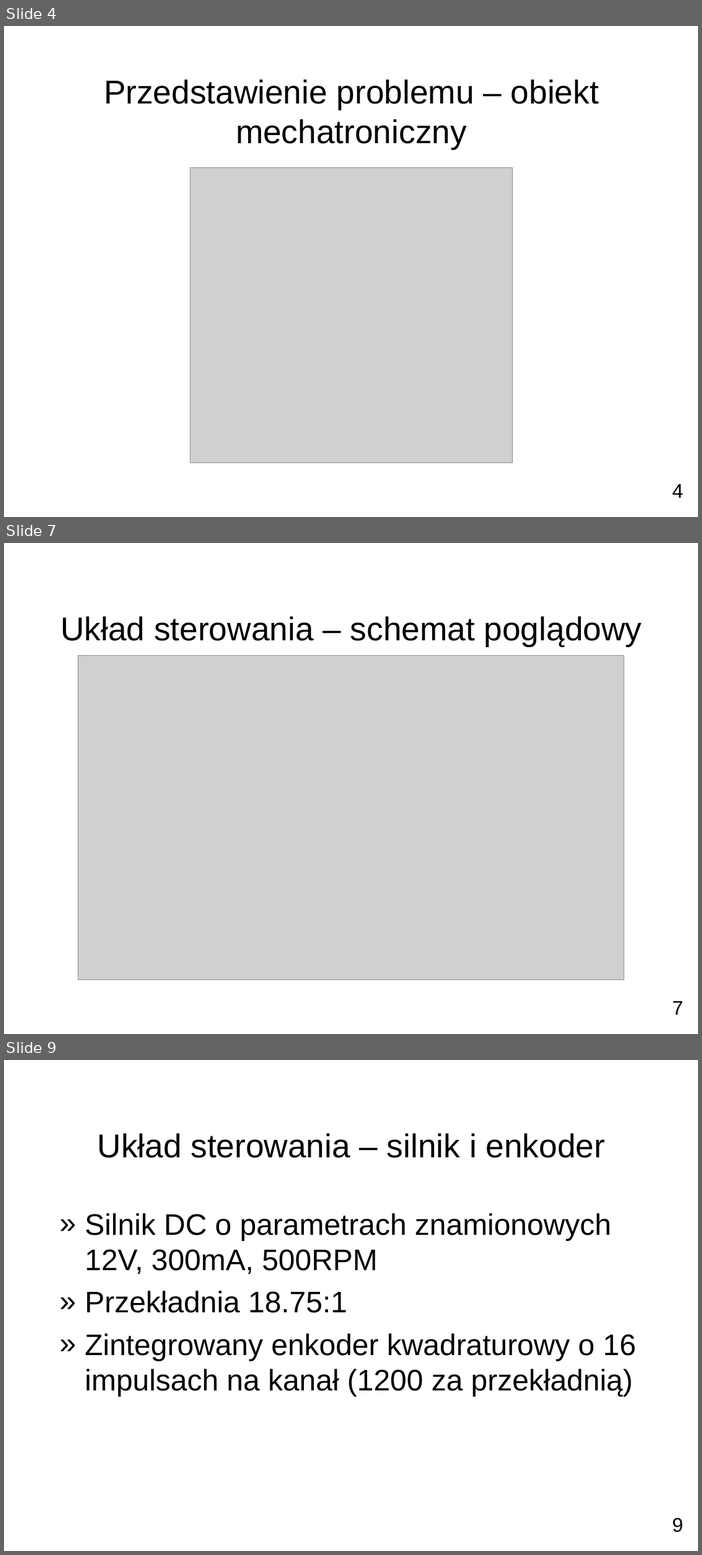
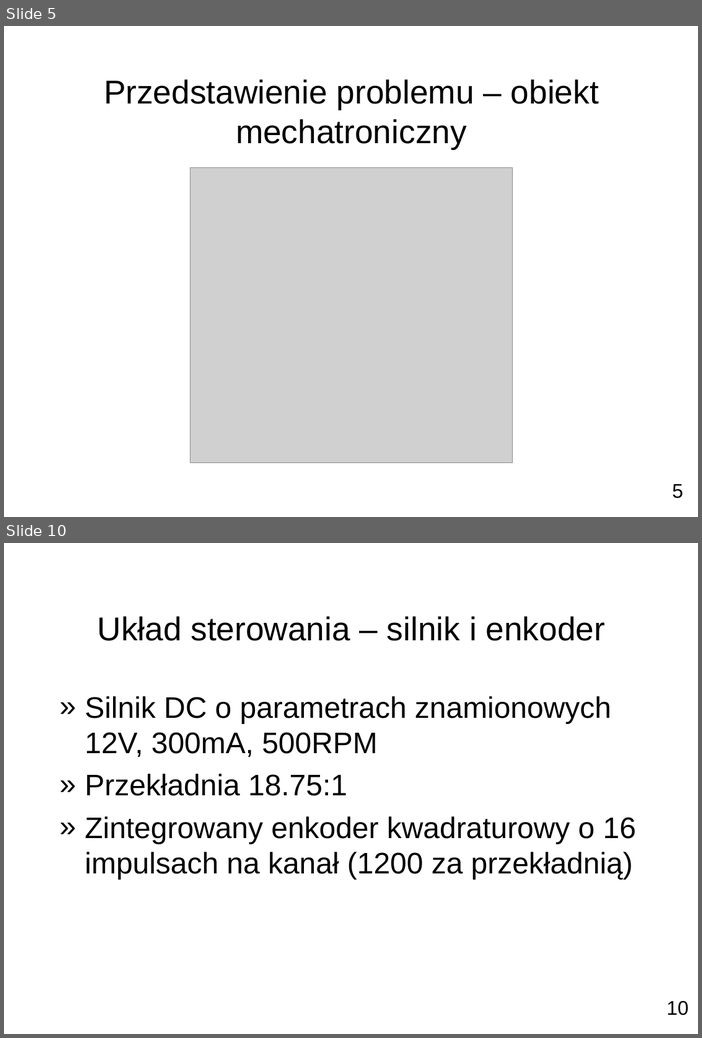
Before and after one commit to pbanaszkiewicz/msc-thesis, a slide deck: presentation/main.odp. Shown one above the other, each under a label of ours: slides 4, 7 and 9 before the commit, slides 5 and 10 after it; the slides between them are not shown. The pictures are 702x1555 and 702x1038 pixels, drawn with LibreOffice and Linux fonts; fonts in the diff are those of the drawing; grey boxes stand for pictures; background and template pictures are left out. Boxes give left, top, right and bottom in pixels: in the first picture for what was removed or moved away, otherwise in the second. Text is boxed around its words. In the diff, an @@ line names an element or a change of style, - is before the commit and + after.

```diff
--- a/presentation/main.odp
+++ b/presentation/main.odp
@@ slide 7 removed at [4, 543, 698, 1034], background picture (left out) @@
@@ title removed at [61, 616, 643, 647] @@
-Układ sterowania – schemat poglądowy
@@ picture removed at [78, 655, 625, 980] @@
@@ page number removed at [672, 1001, 684, 1015] @@
-7
@@ what was slide 4 is now slide 5 @@
@@ page number at [672, 484, 684, 498]: text changed @@
-4
+5
@@ what was slide 9 is now slide 10 @@
@@ page number at [667, 1001, 689, 1015]: text changed @@
-9
+10
```
Also in this commit, not shown: 12 slides changed, 6 slides added, 1 other slide removed, 15 other files.
